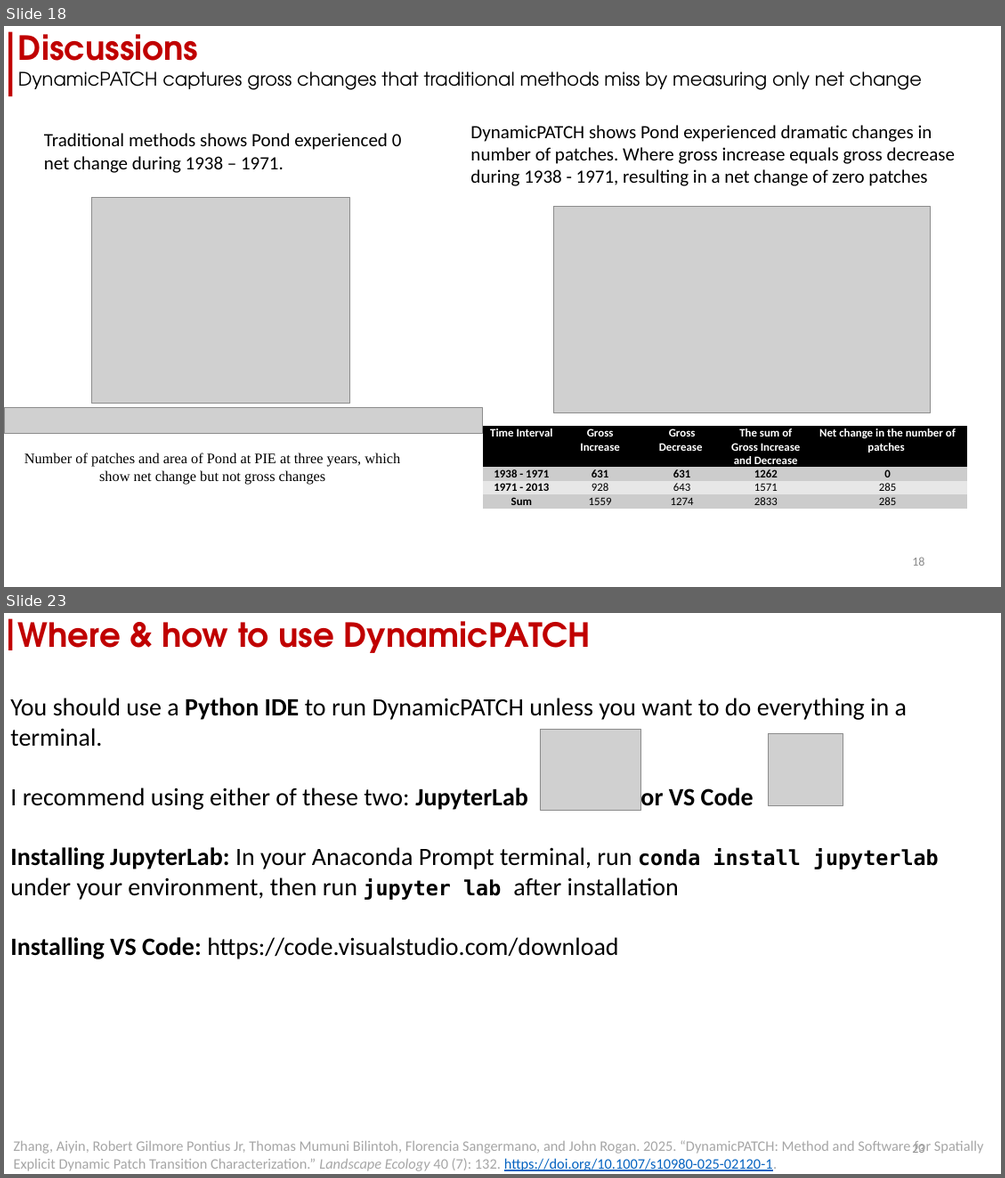
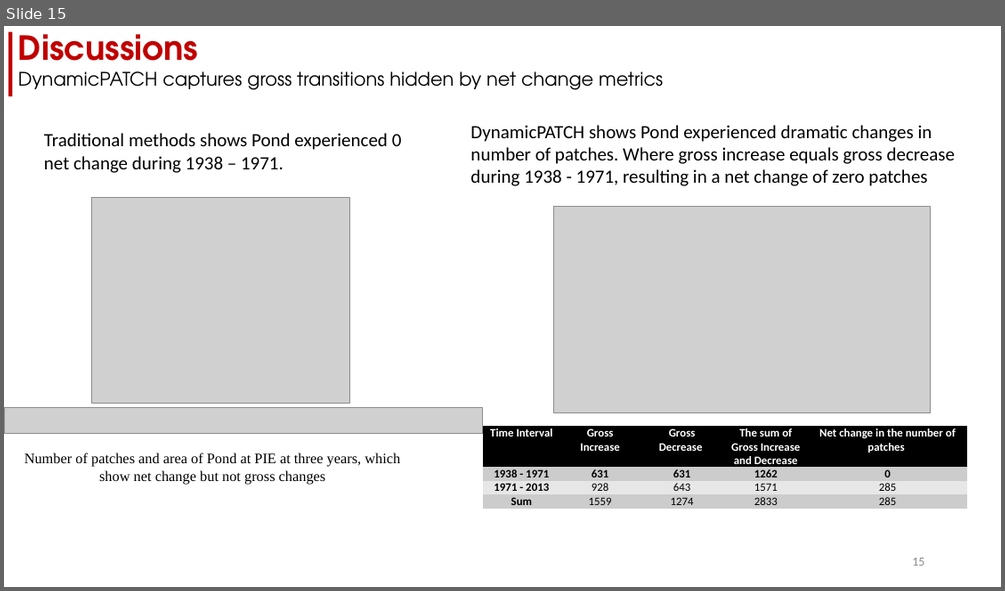
Before and after one commit to zay1996/Workshop_GIStimeseries, a slide deck: assets/slides/workshop_DynamicPATCH.pptx. Shown one above the other, each under a label of ours: slides 18 and 23 before the commit, slide 15 after it; the slides between them are not shown. The pictures are 1005x1178 and 1005x591 pixels, drawn with LibreOffice and Linux fonts; fonts in the diff are those of the drawing; grey boxes stand for pictures. Boxes give left, top, right and bottom in pixels: in the first picture for what was removed or moved away, otherwise in the second. Text is boxed around its words. In the diff, an @@ line names an element or a change of style, - is before the commit and + after.

```diff
--- a/assets/slides/workshop_DynamicPATCH.pptx
+++ b/assets/slides/workshop_DynamicPATCH.pptx
@@ slide 23 removed at [4,613,1001,1174], background #FFFFFF @@
@@ rectangle removed at [8,619,12,650] @@
@@ text removed at [18,621,591,653] @@
-Where & how to use DynamicPATCH
@@ text removed at [10,698,938,959] @@
-You should use a Python IDE to run DynamicPATCH unless you want to do everything in a terminal.
-I recommend using either of these two: JupyterLab or VS Code
-Installing JupyterLab: In your Anaconda Prompt terminal, run conda install jupyterlab under your environment, then run jupyter lab after installation
-Installing VS Code: https://code.visualstudio.com/download
@@ picture removed at [540,729,641,810] @@
@@ picture removed at [769,733,843,806] @@
@@ text removed at [14,1140,984,1171] @@
-Zhang, Aiyin, Robert Gilmore Pontius Jr, Thomas Mumuni Bilintoh, Florencia Sangermano, and John Rogan. 2025. “DynamicPATCH: Method and Software for Spatially Explicit Dynamic Patch Transition Characterization.” Landscape Ecology 40 (7): 132. https://doi.org/10.1007/s10980-025-02120-1.
@@ page number removed at [912,1142,924,1152] @@
-23
@@ what was slide 18 is now slide 15 @@
@@ slide 15 changed as well @@
@@ text at [18,71,663,90]: text changed @@
-DynamicPATCH captures gross changes that traditional methods miss by measuring only net change
+DynamicPATCH captures gross transitions hidden by net change metrics
@@ page number at [912,557,924,565]: text changed @@
-18
+15
```
Also in this commit, not shown: 12 other slides changed, 3 slides added, 9 other slides removed, 6 other files.
